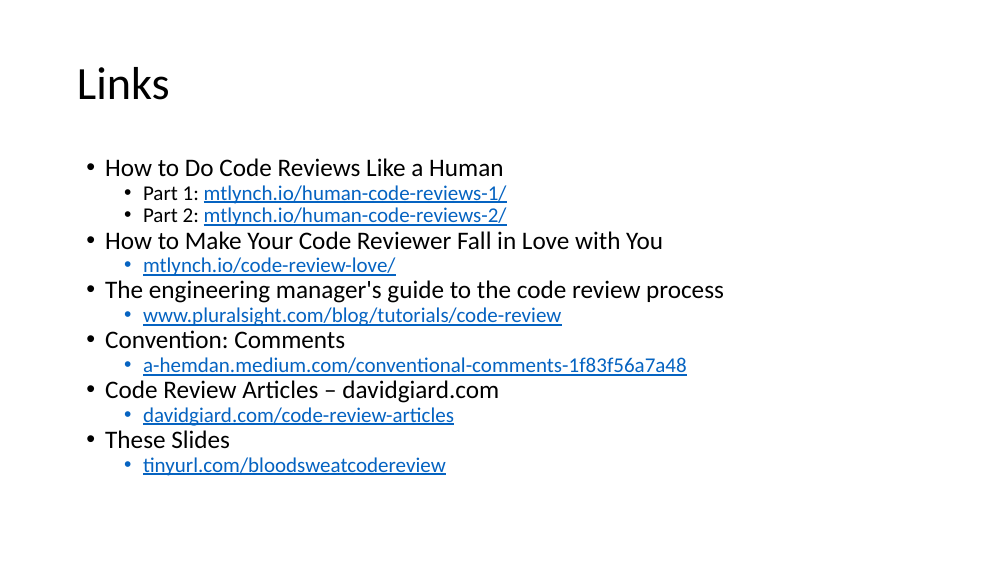
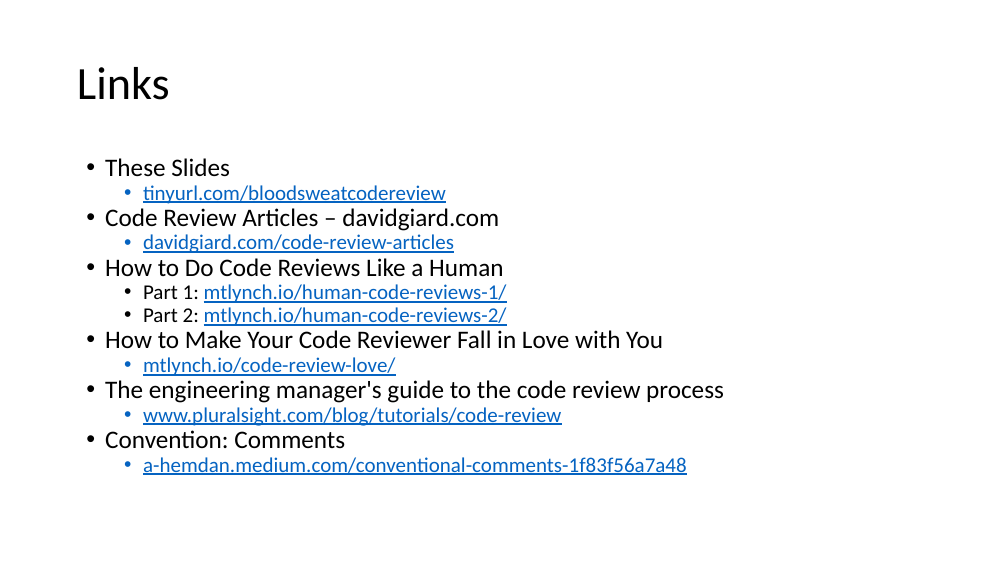
Before and after one commit to DavidGiard/Presentation-Slides, a slide deck: slide 45 of Blood-Sweat-and-Code-Reviews/Code Reviews.pptx. Drawn at 1008x567 pixels with LibreOffice and Linux fonts; fonts in the diff are those of the drawing. Boxes give left, top, right and bottom in pixels: in the first picture for what was removed or moved away, otherwise in the second. Text is boxed around its words. In the diff, an @@ line names an element or a change of style, - is before the commit and + after.

```diff
--- a/Blood-Sweat-and-Code-Reviews/Code Reviews.pptx
+++ b/Blood-Sweat-and-Code-Reviews/Code Reviews.pptx
@@ text at [105,158,499,253]: paragraphs added @@
+• These Slides
+  • tinyurl.com/bloodsweatcodereview
+• Code Review Articles – davidgiard.com
+  • davidgiard.com/code-review-articles
@@ text at [105,380,499,476]: paragraphs removed @@
-• Code Review Articles – davidgiard.com
-  • davidgiard.com/code-review-articles
-• These Slides
-  • tinyurl.com/bloodsweatcodereview
```
